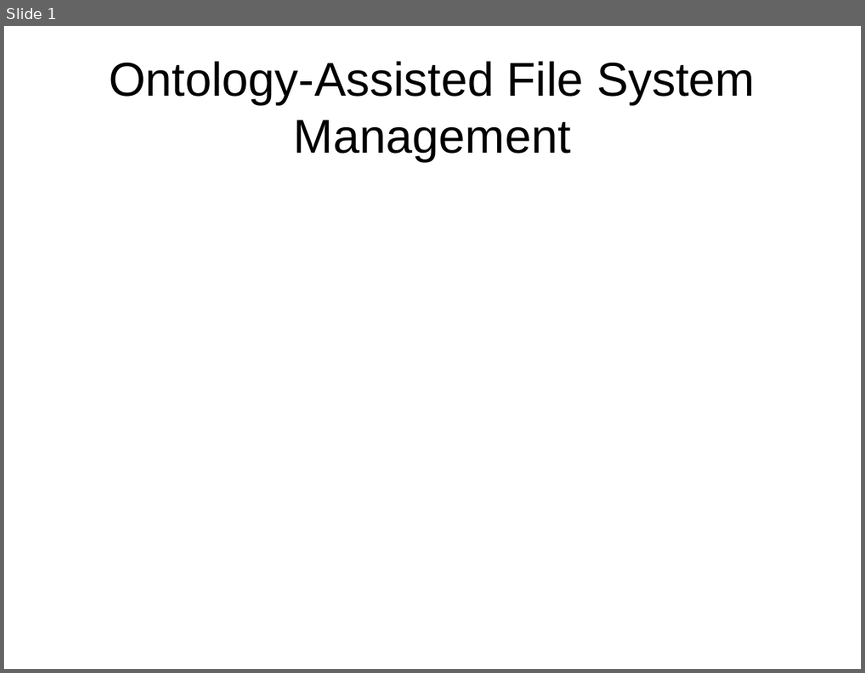
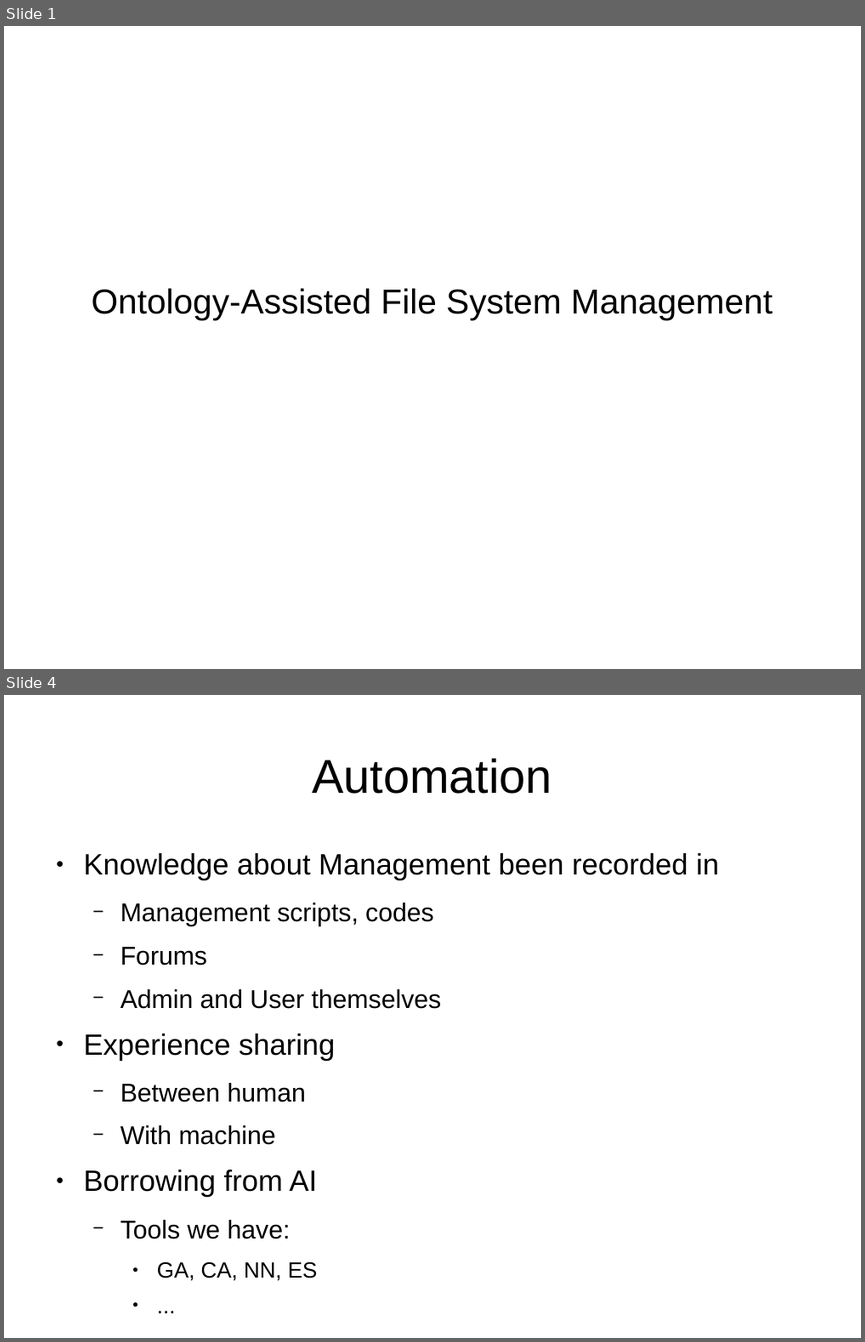
Before and after one commit to ShiZhan/fs-crawler, a slide deck: doc/oam.odp. Shown one above the other, each under a label of ours: slide 1 before the commit, slides 1 and 4 after it; the slides between them are not shown. The pictures are 865x673 and 865x1342 pixels, drawn with LibreOffice and Linux fonts; fonts in the diff are those of the drawing. Boxes give left, top, right and bottom in pixels: in the first picture for what was removed or moved away, otherwise in the second. Text is boxed around its words. In the diff, an @@ line names an element or a change of style, - is before the commit and + after.

```diff
--- a/doc/oam.odp
+++ b/doc/oam.odp
@@ slide 4 added at bbox=[4, 695, 861, 1338], background #FFFFFF @@
@@ title added at bbox=[312, 758, 551, 794], 44 pt, text #000000 @@
+Automation
@@ text added at bbox=[84, 853, 719, 1281], 23.8 pt, text #000000 @@
+● Knowledge about Management been recorded in
+  − Management scripts, codes
+  − Forums
+  − Admin and User themselves
+● Experience sharing
+  − Between human
+  − With machine
+● Borrowing from AI
+  − Tools we have:
+    ● GA, CA, NN, ES
+    ● ...
@@ slide 1 changed as well @@
@@ subtitle "Ontology-Assisted File System Management" at bbox=[92, 288, 772, 320]: size 44 to 32 pt @@
```
Also in this commit, not shown: 8 other slides added.
